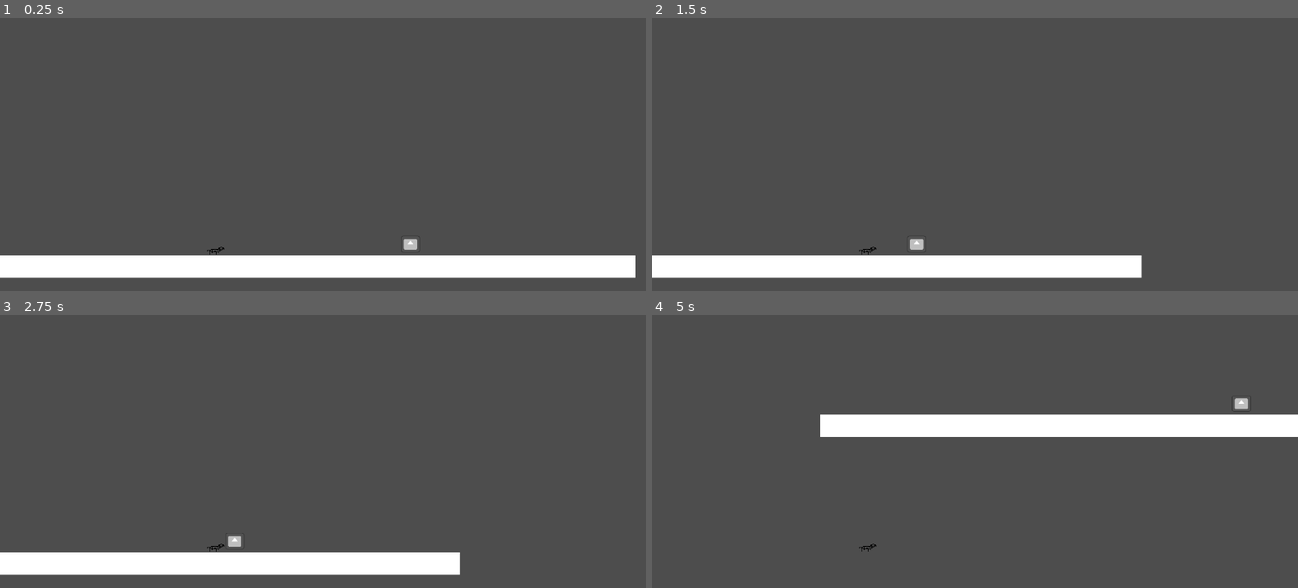
Above: before the commit, frames 1-4 (two rows, left to right).
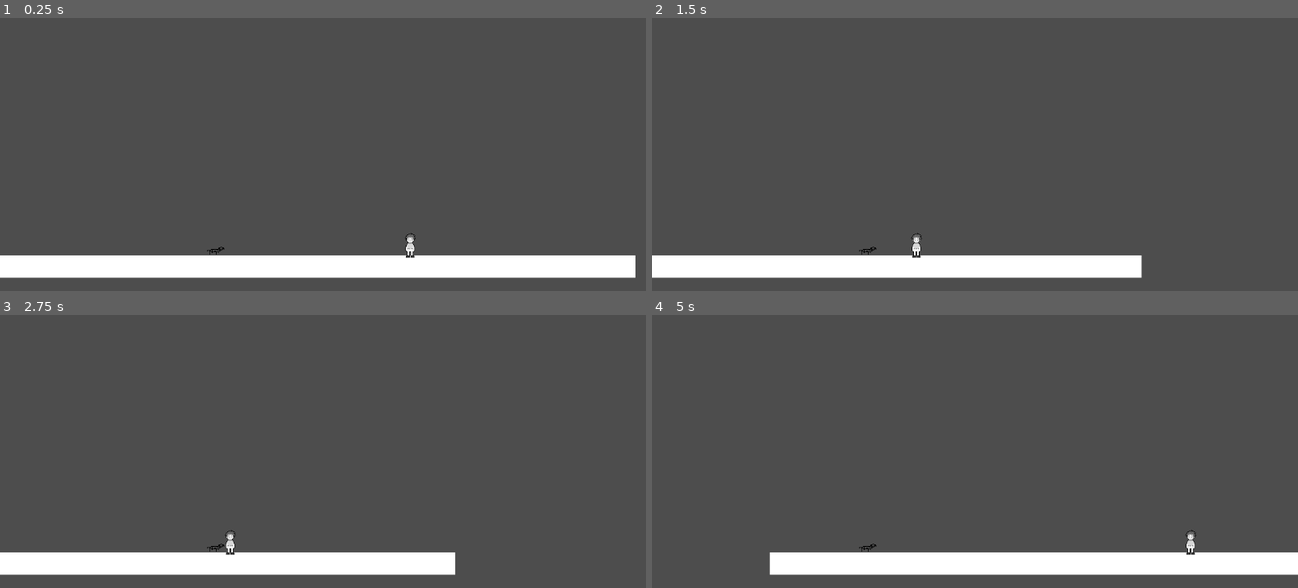
Above: after the commit, the same moments.

Repository: antonin-tarrade/SausageSerenity
Game: Godot game, scene res://Scenes/main.tscn
The game is run twice, just before and just after one commit, with the same random seed, the same clock (stepped at 60 frames per second) and the same inputs. The engine's default icon, where the game draws it, is replaced by a stand-in: a white triangle on a blue panel in a dark square.
Inputs:
- Up to frame 1 (0.25 s): no input
- Up to frame 2 (1.5 s): tap Enter at 0.5 s; hold E (interact) 0.53-1.28 s; hold Right (ui_right) from 0.53 s (still down); tap Up (ui_up) at 0.77 s; tap W (charger) at 1.35 s
- Up to frame 3 (2.75 s): tap Up (ui_up) at 1.52 s; tap E (interact) at 1.55, 2.3 s; tap Space at 2 s; release Right (ui_right) at 2.03 s; hold Left (ui_left) from 2.03 s (still down); hold Q (extend) from 2.03 s (still down)
- Up to frame 4 (5 s): tap Enter at 2.75 s; release Q (extend) at 2.78 s; tap E (interact) at 2.85, 4.55 s; tap Up (ui_up) at 3.02, 3.77, 4.52 s; hold E (interact) 3.53-4.28 s; release Left (ui_left) at 4.28 s; hold Right (ui_right) from 4.28 s (still down); tap W (charger) at 4.35 s

The runs differ from the first frame. In frame 1, 0.1% of the frame differs, in the area x 62-65%, y 78-88%; in frame 2, 0.1%; in frame 3, 0.2%; in frame 4, 13%, in the area x 18-100%, y 29-96%.
Error before the commit: Invalid call. Nonexistent function 'init' in base 'Sprite2D (Mission_vase.gd)'. (res://Scripts/Personnage.gd:30)

Commit message:
avec ouaf ouaf

Diff:
--- a/Scenes/Mission_vase.gd
+++ b/Scenes/Mission_vase.gd
@@ -1,6 +1,9 @@
 extends Sprite2D
 
 var vaseRempli : bool = false
+
+func init():
+	frame = 3
 
 func verifier(personnage : Personnage) -> bool :
 	return vaseRempli
--- a/Scenes/Personnage.tscn
+++ b/Scenes/Personnage.tscn
@@ -1,7 +1,7 @@
 [gd_scene load_steps=21 format=3 uid="uid://cfa1c1qjimgtp"]
 
 [ext_resource type="Shader" uid="uid://d2l4kvn6jf350" path="res://Shaders/couleur.tres" id="1_1ea4k"]
-[ext_resource type="Texture2D" uid="uid://b04ah1lbkvhin" path="res://icon.svg" id="2_s52m2"]
+[ext_resource type="Texture2D" uid="uid://bnjnkis0qwspn" path="res://Dessins/mec.png" id="2_5qmcp"]
 [ext_resource type="Script" path="res://Scripts/Personnage.gd" id="3_veaqq"]
 [ext_resource type="Texture2D" uid="uid://jp148nn8fmov" path="res://Dessins/bulle.png" id="4_ypdur"]
 [ext_resource type="PackedScene" uid="uid://dri423lovjsxw" path="res://Scenes/Mission.tscn" id="5_u25ct"]
@@ -47,20 +47,17 @@
 transitions = ["Start", "Triste", SubResource("AnimationNodeStateMachineTransition_wxs4c"), "Triste", "Parle", SubResou …(205 unchanged characters)…
 
 [sub_resource type="CircleShape2D" id="CircleShape2D_n8ilb"]
-radius = 140.021
+radius = 40.0
 
 [sub_resource type="CapsuleShape2D" id="CapsuleShape2D_brrbc"]
-radius = 19.0
-height = 38.0
+radius = 2.99116
+height = 11.1209
 
 [node name="Personnage" type="Sprite2D"]
 material = SubResource("ShaderMaterial_nj0fj")
-position = Vector2(0.538992, -0.500353)
-scale = Vector2(0.265625, 0.226875)
-texture = ExtResource("2_s52m2")
+texture = ExtResource("2_5qmcp")
 script = ExtResource("3_veaqq")
 nom = "Godoto"
-metadata/_edit_group_ = true
 
 [node name="Requete" type="Sprite2D" parent="."]
 position = Vector2(-62.7573, -149.458)
@@ -97,17 +94,17 @@
 shape = SubResource("CircleShape2D_n8ilb")
 
 [node name="ZoneDeDetectionPersos" type="Area2D" parent="."]
-scale = Vector2(1, 1)
 collision_mask = 4
 
 [node name="CollisionShape2D" type="CollisionShape2D" parent="ZoneDeDetectionPersos"]
 shape = SubResource("CircleShape2D_n8ilb")
 
 [node name="PersonnageBody" type="StaticBody2D" parent="."]
-position = Vector2(1.52588e-05, 3.05176e-05)
+position = Vector2(1.0842e-19, 4)
 scale = Vector2(3.71059, 3.99725)
 collision_layer = 5
 script = ExtResource("8_wstvv")
+metadata/_edit_group_ = true
 
 [node name="CollisionShape2D" type="CollisionShape2D" parent="PersonnageBody"]
 scale = Vector2(0.991082, 0.989811)
--- a/Scenes/chien_saucisse.gd
+++ b/Scenes/chien_saucisse.gd
@@ -140,7 +140,7 @@
 #				bodies.apply_central_impulse(Vector2(3.0, -30.0)*40)
 	elif event.is_action_pressed("interact"):
 		if iteminfo == null :
-			PickUp()
+			PickUpOrOuaf()
 		else :
 			Drop()
 
@@ -156,15 +156,21 @@
 func frapperFin():
 	frapper(0.0)
 
-func PickUp() :
-	print("pickup")
+func PickUpOrOuaf() :
+	print("pickuporouaf")
+	var aPickUp : bool = false
 	for objet : PhysicsBody2D in zonePickUp.get_overlapping_bodies() :
 		if objet is RigidBody2D :
-
 			if objet.isTakable :
 				objet.PickUp()
+				aPickUp = true
 				print("pick")
 				break
+	if (!aPickUp):
+		print("ouaf")
+		for perso : PhysicsBody2D in zoneBarking.get_overlapping_bodies() :
+			if perso is RigidBody2D :
+				perso.se_fait_aboyer()
 
 func itemTaken(infoitem) :
 	iteminfo = infoitem
--- a/Scenes/chien_saucisse.tscn
+++ b/Scenes/chien_saucisse.tscn
@@ -149,7 +149,6 @@
 position = Vector2(11, -7)
 
 [node name="Barking" type="Area2D" parent="."]
-visible = false
 collision_layer = 0
 collision_mask = 4
 
Binary file added: Dessins/mec.png
Not shown, changed: Dessins/mec.png.import
Binary file removed: Dessins/objets.webp
Not shown: 1 places in Scenes/main.tscn that only renumber resources
